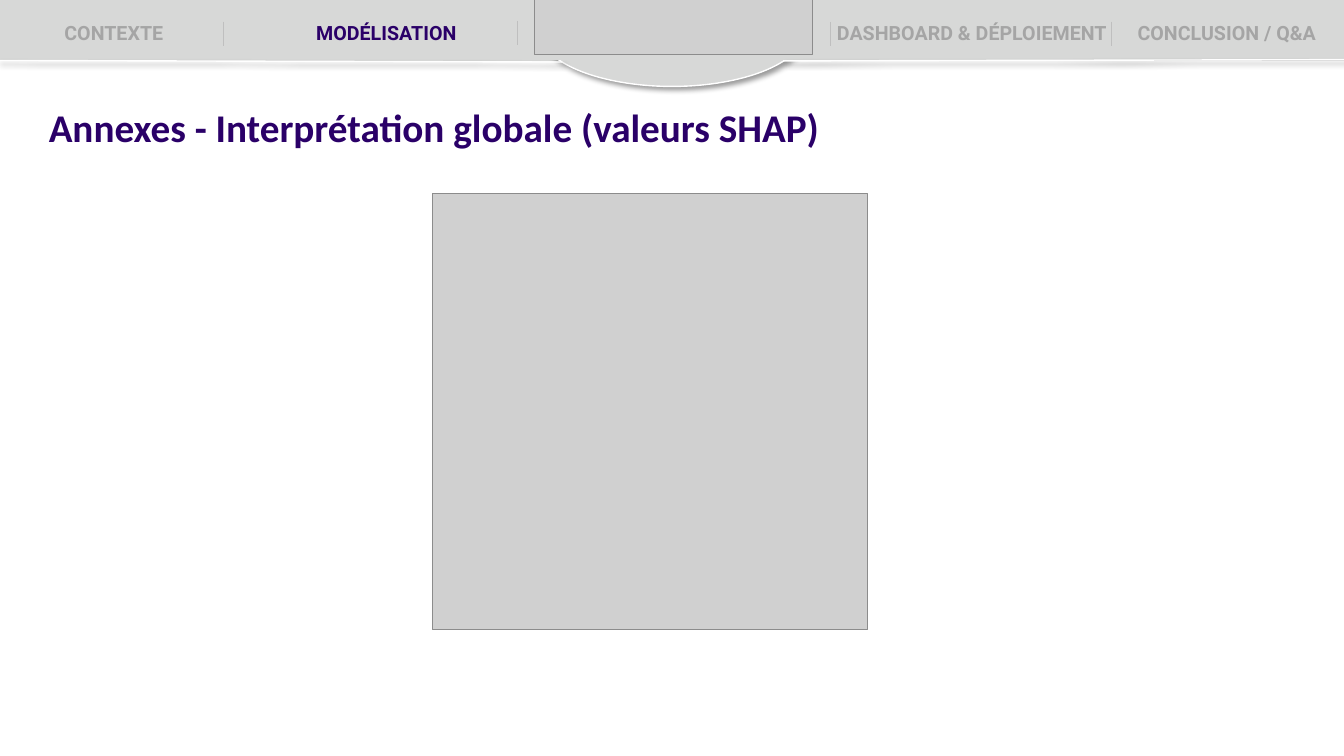
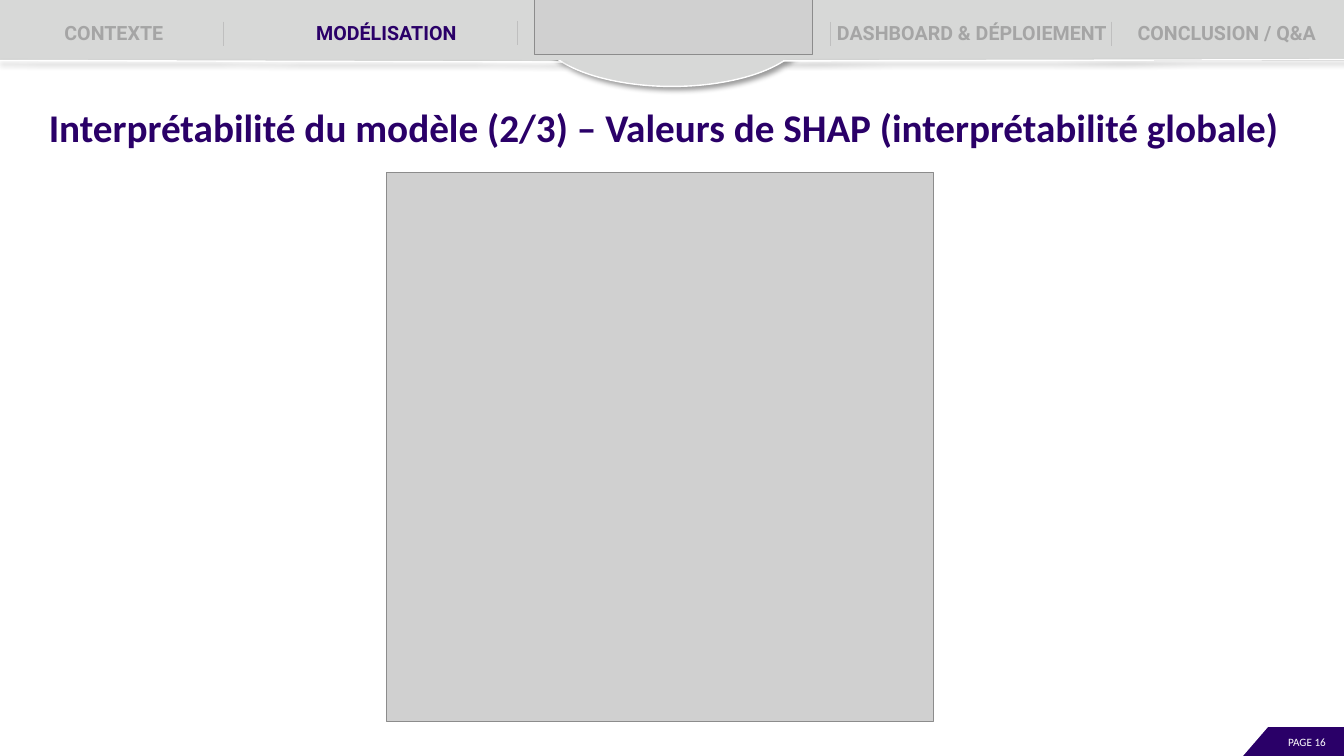
Before and after one commit to EtudiantOC2/implement_scoring_model_v2, a slide deck: slide 16 of evaluation/P7_Presentation.pptx (slide 27 before the commit). Drawn at 1344x756 pixels with LibreOffice and Linux fonts; fonts in the diff are those of the drawing; grey boxes stand for pictures. Boxes give left, top, right and bottom in pixels: in the first picture for what was removed or moved away, otherwise in the second. Text is boxed around its words. In the diff, an @@ line names an element or a change of style, - is before the commit and + after.

```diff
--- a/evaluation/P7_Presentation.pptx
+++ b/evaluation/P7_Presentation.pptx
@@ text at [49, 113, 1278, 149]: text changed @@
-Annexes - Interprétation globale (valeurs SHAP)
+Interprétabilité du modèle (2/3) – Valeurs de SHAP (interprétabilité globale)
@@ picture: place and size @@
-picture at [433, 194, 868, 630]
+picture at [386, 172, 934, 722]
@@ rectangle added at [1243, 728, 1343, 756], fill #2A0068, outline #2A0068 1 pt @@
@@ right triangle added at [1244, 721, 1272, 755], fill #FFFFFF, outline #FFFFFF 1 pt @@
@@ page number added at [1288, 738, 1326, 746], 8 pt, text #FFFFFF @@
+PAGE 16
```
Also in this commit, not shown: 10 other slides changed, 1 slide added, 1 other file.
